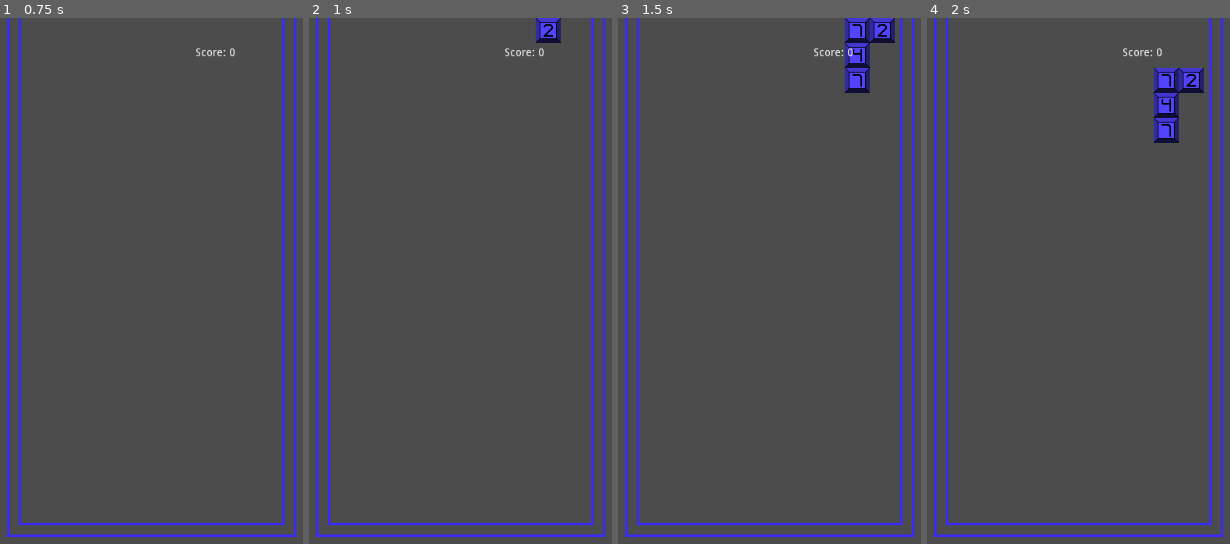
Above: before the commit, frames 1-4 (left to right).
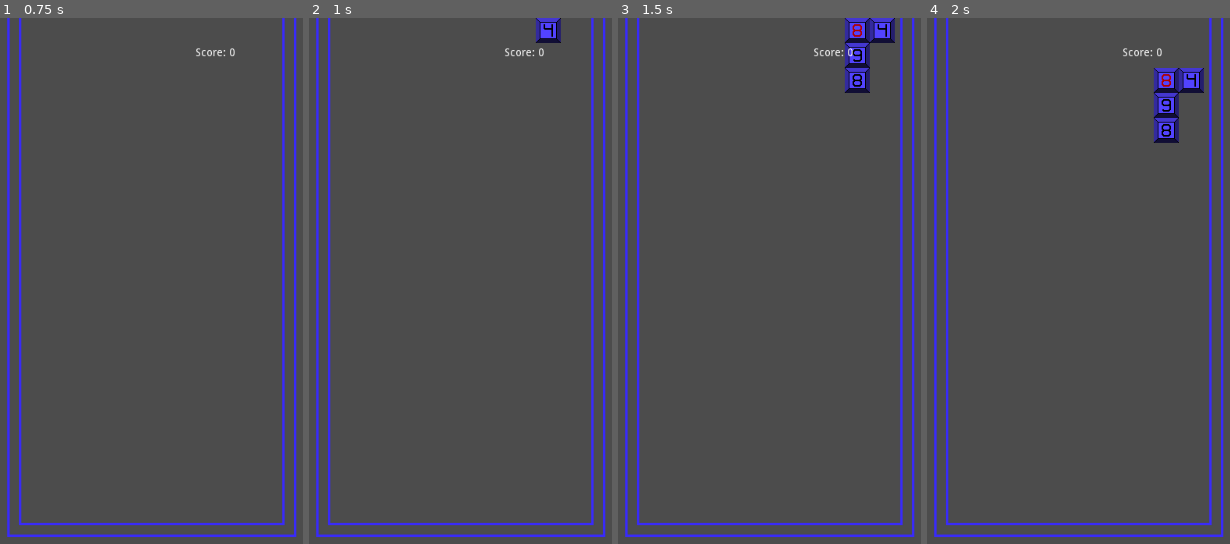
Above: after the commit, the same moments.

Repository: ImUrX/methris
Game: Godot game, scene res://Node2D.tscn
The game is run twice, just before and just after one commit, with the same random seed, the same clock (stepped at 60 frames per second) and the same inputs. The project has no main scene, so this scene is started directly.
Inputs:
- Up to frame 1 (0.75 s): tap Enter at 0.5 s; hold Right (right) from 0.53 s (still down); tap Space (flip) at 0.6 s
- Up to frame 2 (1 s): keep holding Right (right)
- Up to frame 3 (1.5 s): release Right (right) at 1.28 s; hold Down (down) from 1.28 s (still down); tap Space (flip) at 1.35 s
- Up to frame 4 (2 s): keep holding Down (down)

Frame 1 is identical in both runs. In frame 2, less than 0.1% of the frame differs, in the area x 77-81%, y 1-4%; in frame 3, 0.2%, in the area x 77-89%, y 1-14%; in frame 4, 0.2%.

Commit message:
add negative numbers

Diff:
--- a/Node2D.tscn
+++ b/Node2D.tscn
@@ -187,7 +187,7 @@
 0/name = "Numeros.png 0"
 0/texture = ExtResource( 8 )
 0/tex_offset = Vector2( 0, 0 )
-0/modulate = Color( 1, 1, 1, 1 )
+0/modulate = Color( 0, 0, 0, 1 )
 0/region = Rect2( 0, 0, 32, 32 )
 0/tile_mode = 0
 0/occluder_offset = Vector2( 0, 0 )
@@ -201,7 +201,7 @@
 1/name = "Numeros.png 1"
 1/texture = ExtResource( 8 )
 1/tex_offset = Vector2( 0, 0 )
-1/modulate = Color( 1, 1, 1, 1 )
+1/modulate = Color( 0, 0, 0, 1 )
 1/region = Rect2( 32, 0, 32, 32 )
 1/tile_mode = 0
 1/occluder_offset = Vector2( 0, 0 )
@@ -215,7 +215,7 @@
 2/name = "Numeros.png 2"
 2/texture = ExtResource( 8 )
 2/tex_offset = Vector2( 0, 0 )
-2/modulate = Color( 1, 1, 1, 1 )
+2/modulate = Color( 0, 0, 0, 1 )
 2/region = Rect2( 64, 0, 32, 32 )
 2/tile_mode = 0
 2/occluder_offset = Vector2( 0, 0 )
@@ -229,7 +229,7 @@
 3/name = "Numeros.png 3"
 3/texture = ExtResource( 8 )
 3/tex_offset = Vector2( 0, 0 )
-3/modulate = Color( 1, 1, 1, 1 )
+3/modulate = Color( 0, 0, 0, 1 )
 3/region = Rect2( 96, 0, 32, 32 )
 3/tile_mode = 0
 3/occluder_offset = Vector2( 0, 0 )
@@ -243,7 +243,7 @@
 4/name = "Numeros.png 4"
 4/texture = ExtResource( 8 )
 4/tex_offset = Vector2( 0, 0 )
-4/modulate = Color( 1, 1, 1, 1 )
+4/modulate = Color( 0, 0, 0, 1 )
 4/region = Rect2( 128, 0, 32, 32 )
 4/tile_mode = 0
 4/occluder_offset = Vector2( 0, 0 )
@@ -257,7 +257,7 @@
 5/name = "Numeros.png 5"
 5/texture = ExtResource( 8 )
 5/tex_offset = Vector2( 0, 0 )
-5/modulate = Color( 1, 1, 1, 1 )
+5/modulate = Color( 0, 0, 0, 1 )
 5/region = Rect2( 160, 0, 32, 32 )
 5/tile_mode = 0
 5/occluder_offset = Vector2( 0, 0 )
@@ -271,7 +271,7 @@
 6/name = "Numeros.png 6"
 6/texture = ExtResource( 8 )
 6/tex_offset = Vector2( 0, 0 )
-6/modulate = Color( 1, 1, 1, 1 )
+6/modulate = Color( 0, 0, 0, 1 )
 6/region = Rect2( 192, 0, 32, 32 )
 6/tile_mode = 0
 6/occluder_offset = Vector2( 0, 0 )
@@ -285,7 +285,7 @@
 7/name = "Numeros.png 7"
 7/texture = ExtResource( 8 )
 7/tex_offset = Vector2( 0, 0 )
-7/modulate = Color( 1, 1, 1, 1 )
+7/modulate = Color( 0, 0, 0, 1 )
 7/region = Rect2( 224, 0, 32, 32 )
 7/tile_mode = 0
 7/occluder_offset = Vector2( 0, 0 )
@@ -299,7 +299,7 @@
 8/name = "Numeros.png 8"
 8/texture = ExtResource( 8 )
 8/tex_offset = Vector2( 0, 0 )
-8/modulate = Color( 1, 1, 1, 1 )
+8/modulate = Color( 0, 0, 0, 1 )
 8/region = Rect2( 256, 0, 32, 32 )
 8/tile_mode = 0
 8/occluder_offset = Vector2( 0, 0 )
@@ -313,7 +313,7 @@
 9/name = "Numeros.png 9"
 9/texture = ExtResource( 8 )
 9/tex_offset = Vector2( 0, 0 )
-9/modulate = Color( 1, 1, 1, 1 )
+9/modulate = Color( 0, 0, 0, 1 )
 9/region = Rect2( 288, 0, 32, 32 )
 9/tile_mode = 0
 9/occluder_offset = Vector2( 0, 0 )
--- a/NumberMap.gd
+++ b/NumberMap.gd
@@ -3,6 +3,7 @@
 var rng = RandomNumberGenerator.new()
 
 var matrix = []
+var negatives = {}
 var x = 16
 var y = -1
 var size = 4
@@ -16,6 +17,12 @@
 func _ready():
 	rng.randomize()
 	get_parent().actualizarScore()
+	for i in range(10, 20):
+		negatives[i] = (i - 10) * -1
+		self.tile_set.create_tile(i)
+		self.tile_set.tile_set_texture(i, self.tile_set.tile_get_texture(i - 10))
+		self.tile_set.tile_set_region(i, self.tile_set.tile_get_region(i - 10))
+		self.tile_set.tile_set_modulate(i, Color(0.7, 0, 0))
 
 func _on_TileMap_newBlock(block):
 	self.x = block.x
@@ -25,7 +32,7 @@
 	for toX in range(block.size):
 		for toY in range(block.size):
 			if(block.matrix[toX][toY] == false): continue
-			self.matrix[toX][toY] = rng.randi_range(0, 9)
+			self.matrix[toX][toY] = rng.randi_range(-9, 9)
 
 func _on_TileMap_graph(_x, _y):
 	self.graph(-1)
@@ -48,9 +55,13 @@
 func _on_TileMap_fullLineDone(_y: int):
 	var ran = range(get_parent().yMax[0], _y)
 	ran.invert()
+	var sum = 0
 	for j in range (get_parent().xMax[0], get_parent().xMax[1]):
-		get_parent().score += self.get_cell(j, _y)
+		var value = self.get_cell(j, _y)
+		if value in negatives: value = negatives[value]
+		sum += value
 		self.set_cell(j, _y, -1) # aca estoy borrando la linea
+	get_parent().score += abs(sum)
 	for j in range(get_parent().xMax[0], get_parent().xMax[1]):
 		for k in ran:
 			self.set_cell(j, k + 1, self.get_cell(j, k))
@@ -65,5 +76,10 @@
 func graph(tile = null):
 	for toX in range(self.size):
 		for toY in range(self.size):
-			if(self.matrix[toX][toY] is bool): continue
+			if self.matrix[toX][toY] is bool: continue
+			var modified = false
+			if tile == null and self.matrix[toX][toY] < 0:
+				tile = (self.matrix[toX][toY] * -1) + 10
+				modified = true
 			self.set_cell(toX + self.x - self.size, toY + self.y - self.size, self.matrix[toX][toY] if tile == null else tile)
+			if modified: tile = null
Binary file changed: sprites/Numeros.png
